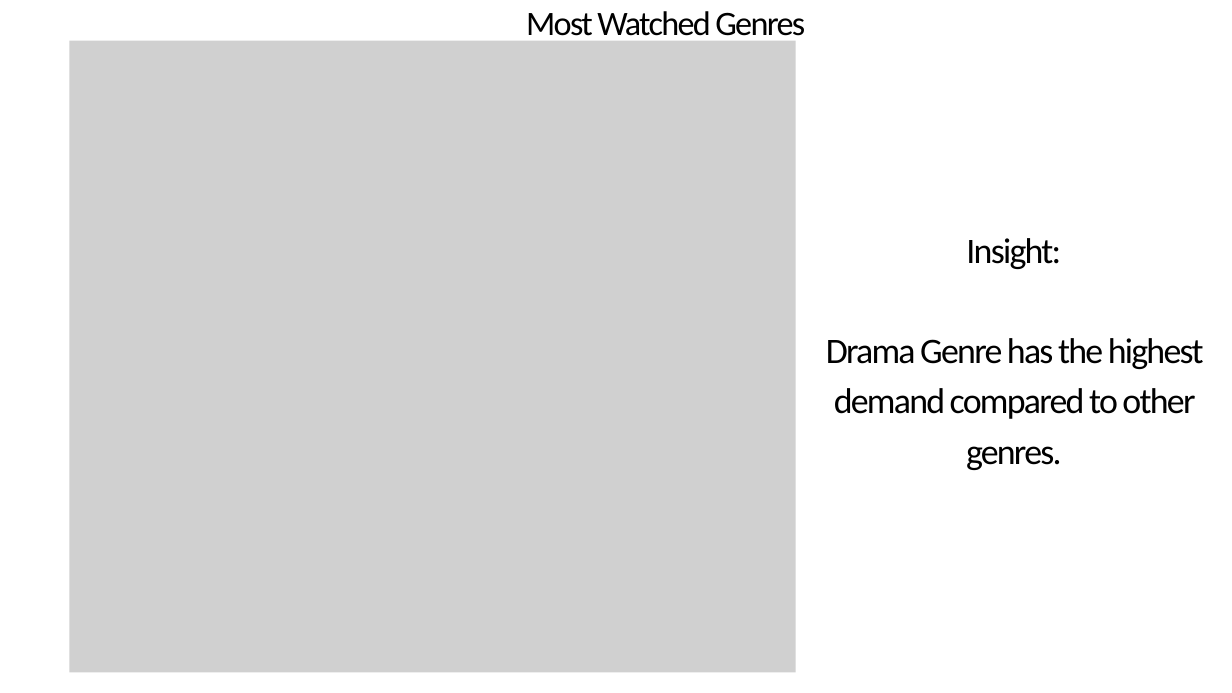
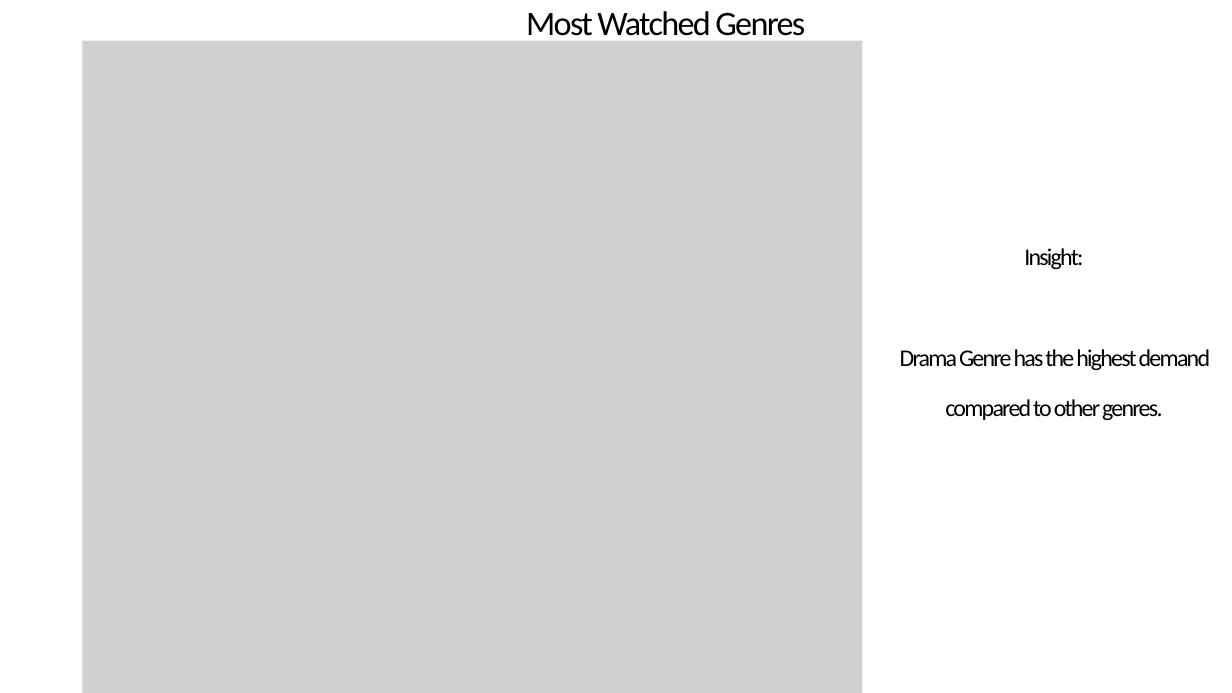
Before and after one commit to Benbellah-Owino/dsc-phase-2-project-group3, a slide deck: slide 9 of GROUP 3 -KARU Phase 2 Project.pptx. Drawn at 1232x693 pixels with LibreOffice and Linux fonts; fonts in the diff are those of the drawing; grey boxes stand for pictures. Boxes give left, top, right and bottom in pixels: in the first picture for what was removed or moved away, otherwise in the second. Text is boxed around its words. In the diff, an @@ line names an element or a change of style, - is before the commit and + after.

```diff
--- a/GROUP 3 -KARU Phase 2 Project.pptx
+++ b/GROUP 3 -KARU Phase 2 Project.pptx
@@ picture: place and size @@
-picture at <box>69,41,795,673</box>
+picture at <box>83,41,862,693</box>
@@ text "Insight:": place and size @@
-text "Insight:" at <box>826,238,1204,470</box>
+text "Insight:" at <box>900,248,1210,420</box>
@@ text "Insight:" at <box>900,248,1210,420</box>: size 41.9 to 28 pt @@
```
Also in this commit, not shown: 3 other slides changed.
